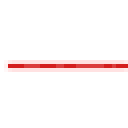
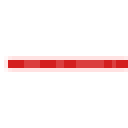
Revision of a layered (128, 128) image; what changed, layer by layer:
painted on "Layer 6" over <box>24,60,116,64</box>
painted on "Layer 5" over <box>8,60,128,64</box>
